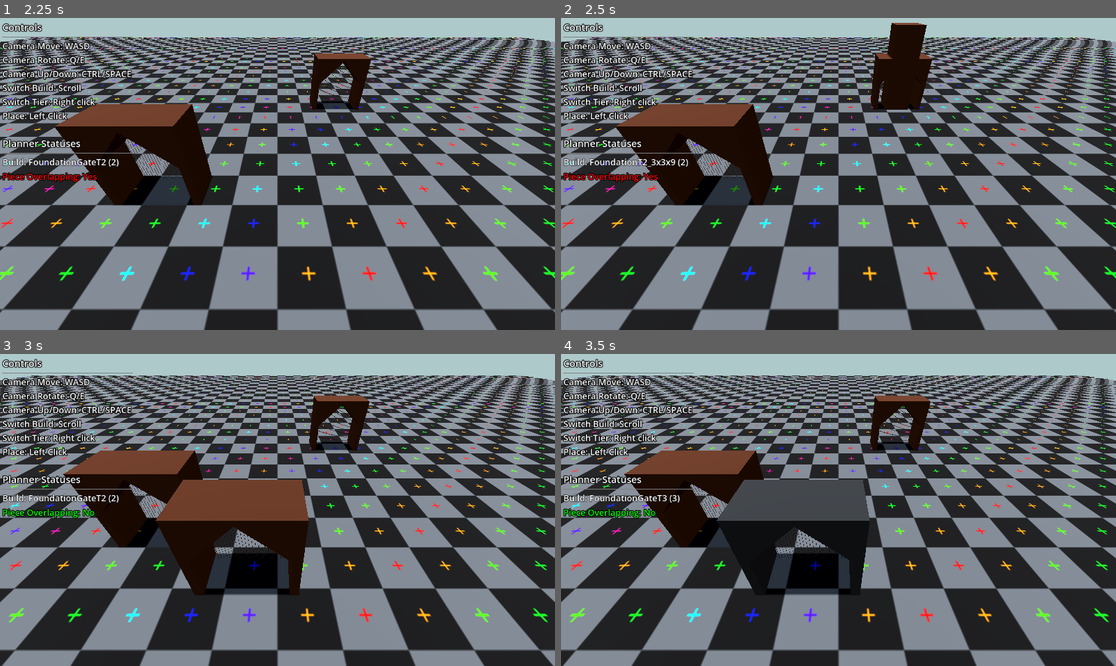
Above: before the commit, frames 1-4 (two rows, left to right).
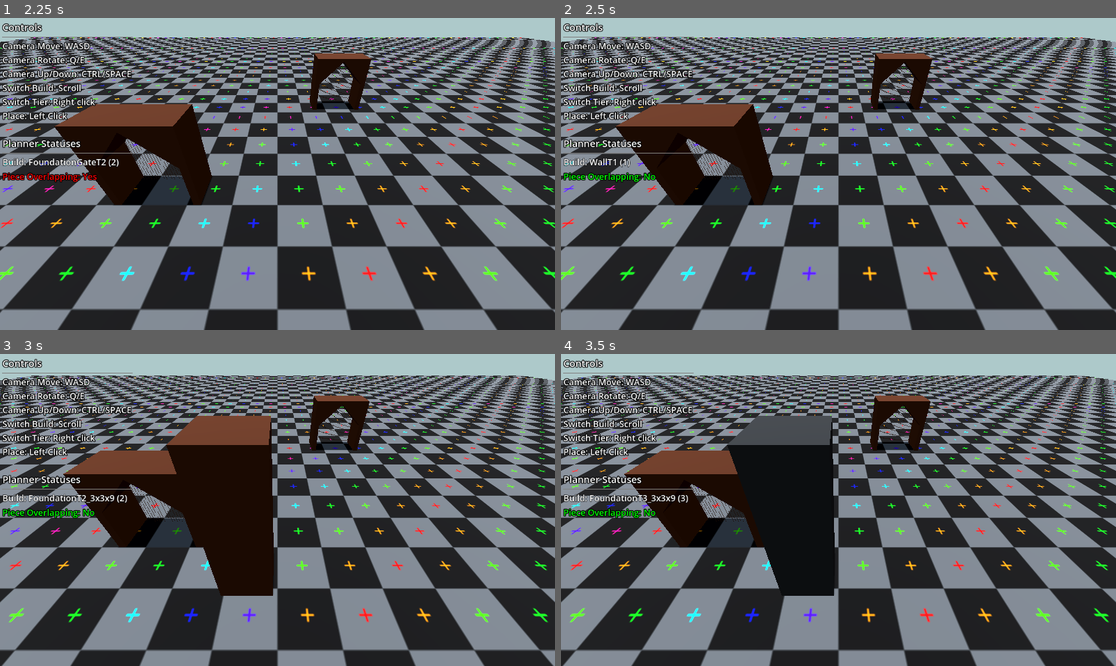
Above: after the commit, the same moments.

Repository: cooltrain7/building-planner
Game: Godot game, scene res://editor/editor.tscn
Same seed, same stepped clock (60 frames per second), same inputs: the game is played once before the commit and once after it.
Inputs (mouse positions are in pixels of both pictures, inside the frame that each line leads up to):
- Up to frame 1 (2.25 s): tap Enter at 0.5, 2 s; move the mouse to (399, 158) at 0.52 s; tap B (build_next) at 0.6 s; right-click (399, 158) at 0.8 s; tap Space (camera_up) at 1.25 s; move the mouse to (166, 189) at 1.27 s; right-click (166, 189) at 1.35 s; click (166, 189) at 1.55 s; move the mouse to (333, 105) at 2.02 s; click (333, 105) at 2.1 s
- Up to frame 2 (2.5 s): tap B (build_next) at 2.3 s
- Up to frame 3 (3 s): tap Space (camera_up) at 2.75 s; move the mouse to (249, 572) at 2.77 s; tap B (build_next) at 2.85 s
- Up to frame 4 (3.5 s): right-click (810, 572) at 3.05 s

Frame 1 is identical in both runs. In frame 2, 1.7% of the frame differs, in the area x 0-66%, y 1-53%; in frame 3, 11%, in the area x 13-56%, y 19-78%; in frame 4, 8.5%.

Commit message:
Testing buildable splines (i.e for Makeshift walls/Bridges)

Diff:
--- a/editor/buildables/resources/FortGate6x3.tres
+++ b/editor/buildables/resources/FortGate6x3.tres
@@ -1,9 +1,14 @@
-[gd_resource type="Resource" script_class="Buildable" load_steps=7 format=3 uid="uid://bduaqo5n06mu8"]
+[gd_resource type="Resource" script_class="Buildable" load_steps=10 format=3 uid="uid://bduaqo5n06mu8"]
 
 [ext_resource type="Script" path="res://editor/script/buildables/buildable.gd" id="1_ghqc6"]
 [ext_resource type="PackedScene" uid="uid://bpb7517spqnw5" path="res://editor/buildables/scenes/FortGate6x3_T2.tscn" id="2_y67w6"]
+[ext_resource type="Script" path="res://editor/script/buildables/static_mesh_data.gd" id="3_bsu51"]
 [ext_resource type="Script" path="res://editor/script/buildables/buildable_tier.gd" id="3_dm4be"]
 [ext_resource type="PackedScene" uid="uid://cif4pvvbrbgku" path="res://editor/buildables/scenes/FortGate6x3_T3.tscn" id="4_d0u28"]
+
+[sub_resource type="Resource" id="Resource_e6hhf"]
+script = ExtResource("3_bsu51")
+meshes = Array[PackedScene]([ExtResource("2_y67w6")])
 
 [sub_resource type="Resource" id="Resource_1gnvh"]
 script = ExtResource("3_dm4be")
@@ -11,7 +16,11 @@
 disp_name = "Foundation Gate"
 tier = 2
 build_reqs = 0
-mesh = ExtResource("2_y67w6")
+mesh = SubResource("Resource_e6hhf")
+
+[sub_resource type="Resource" id="Resource_hl6cm"]
+script = ExtResource("3_bsu51")
+meshes = Array[PackedScene]([ExtResource("4_d0u28")])
 
 [sub_resource type="Resource" id="Resource_613ql"]
 script = ExtResource("3_dm4be")
@@ -19,8 +28,9 @@
 disp_name = "Foundation Gate"
 tier = 3
 build_reqs = 0
-mesh = ExtResource("4_d0u28")
+mesh = SubResource("Resource_hl6cm")
 
 [resource]
 script = ExtResource("1_ghqc6")
+build_type = 0
 tiers = Array[ExtResource("3_dm4be")]([SubResource("Resource_1gnvh"), SubResource("Resource_613ql")])
--- a/editor/buildables/resources/FortSquare3x3.tres
+++ b/editor/buildables/resources/FortSquare3x3.tres
@@ -1,26 +1,36 @@
-[gd_resource type="Resource" script_class="Buildable" load_steps=7 format=3 uid="uid://b5wrhmitce5j6"]
+[gd_resource type="Resource" script_class="Buildable" load_steps=10 format=3 uid="uid://b5wrhmitce5j6"]
 
 [ext_resource type="Script" path="res://editor/script/buildables/buildable.gd" id="1_pmujm"]
 [ext_resource type="PackedScene" uid="uid://cjch560icwrct" path="res://editor/buildables/scenes/FortSquare3x3_T2.tscn" id="2_qomw7"]
 [ext_resource type="Script" path="res://editor/script/buildables/buildable_tier.gd" id="3_0k1vv"]
+[ext_resource type="Script" path="res://editor/script/buildables/static_mesh_data.gd" id="3_os2rl"]
 [ext_resource type="PackedScene" uid="uid://dgubfm5hmfmwo" path="res://editor/buildables/scenes/FortSquare3x3_T3.tscn" id="4_8h6wp"]
+
+[sub_resource type="Resource" id="Resource_641eb"]
+script = ExtResource("3_os2rl")
+meshes = Array[PackedScene]([ExtResource("2_qomw7")])
 
 [sub_resource type="Resource" id="Resource_p61fx"]
 script = ExtResource("3_0k1vv")
 code_name = "FoundationT2_3x3x9"
 disp_name = "Wooden Fort (Square)"
 tier = 2
-build_reqs = 0
-mesh = ExtResource("2_qomw7")
+build_reqs = 1
+mesh = SubResource("Resource_641eb")
+
+[sub_resource type="Resource" id="Resource_ffbml"]
+script = ExtResource("3_os2rl")
+meshes = Array[PackedScene]([ExtResource("4_8h6wp")])
 
 [sub_resource type="Resource" id="Resource_84fek"]
 script = ExtResource("3_0k1vv")
 code_name = "FoundationT3_3x3x9"
 disp_name = "Stone Fort (Square)"
 tier = 3
-build_reqs = 0
-mesh = ExtResource("4_8h6wp")
+build_reqs = 1
+mesh = SubResource("Resource_ffbml")
 
 [resource]
 script = ExtResource("1_pmujm")
+build_type = 0
 tiers = Array[ExtResource("3_0k1vv")]([SubResource("Resource_p61fx"), SubResource("Resource_84fek")])
--- /dev/null
+++ b/editor/buildables/resources/MakeshiftT1.tres
@@ -0,0 +1,28 @@
+[gd_resource type="Resource" script_class="Buildable" load_steps=8 format=3 uid="uid://bo01ecthitrpj"]
+
+[ext_resource type="Script" path="res://editor/script/buildables/buildable.gd" id="1_momaw"]
+[ext_resource type="PackedScene" uid="uid://jvpf6sj2uueo" path="res://editor/buildables/scenes/Makeshift_Seg_T1.tscn" id="2_6julx"]
+[ext_resource type="Script" path="res://editor/script/buildables/buildable_tier.gd" id="3_epnvn"]
+[ext_resource type="Script" path="res://editor/script/buildables/spline_mesh_data.gd" id="3_qryco"]
+[ext_resource type="PackedScene" uid="uid://cwacvm74tpeix" path="res://editor/buildables/scenes/Makeshift_Post_T1.tscn" id="3_tpb06"]
+
+[sub_resource type="Resource" id="Resource_dhtjo"]
+script = ExtResource("3_qryco")
+start_mesh = ExtResource("3_tpb06")
+end_mesh = ExtResource("3_tpb06")
+middle_mesh = ExtResource("3_tpb06")
+middle_mesh_freq = 5
+meshes = Array[PackedScene]([ExtResource("2_6julx")])
+
+[sub_resource type="Resource" id="Resource_qrjj1"]
+script = ExtResource("3_epnvn")
+code_name = "WallT1"
+disp_name = "Makeshift Wall"
+tier = 1
+build_reqs = 9
+mesh = SubResource("Resource_dhtjo")
+
+[resource]
+script = ExtResource("1_momaw")
+build_type = 1
+tiers = Array[ExtResource("3_epnvn")]([SubResource("Resource_qrjj1")])
--- /dev/null
+++ b/editor/buildables/scenes/Makeshift_Post_T1.tscn
@@ -0,0 +1,11 @@
+[gd_scene load_steps=3 format=3 uid="uid://cwacvm74tpeix"]
+
+[ext_resource type="Material" uid="uid://brocvytloevaq" path="res://editor/materials/wood_T2.tres" id="1_scsxi"]
+[ext_resource type="BoxMesh" uid="uid://bm8kvw0xufg3j" path="res://editor/meshes/Makeshift_Seg_Post.tres" id="1_ykspi"]
+
+[node name="MakeshiftPostT1" type="Node3D"]
+
+[node name="MakeshiftSegPost" type="MeshInstance3D" parent="."]
+transform = Transform3D(1, 0, 0, 0, 1, 0, 0, 0, 1, 0, 1.375, 0)
+material_override = ExtResource("1_scsxi")
+mesh = ExtResource("1_ykspi")
--- /dev/null
+++ b/editor/buildables/scenes/Makeshift_Seg_T1.tscn
@@ -0,0 +1,64 @@
+[gd_scene load_steps=4 format=3 uid="uid://jvpf6sj2uueo"]
+
+[ext_resource type="Material" uid="uid://brocvytloevaq" path="res://editor/materials/wood_T2.tres" id="1_4cbru"]
+[ext_resource type="CylinderMesh" uid="uid://bvqatui0ryc8m" path="res://editor/meshes/Makeshift_Seg2_T1.tres" id="2_oeb28"]
+
+[sub_resource type="BoxShape3D" id="BoxShape3D_cak7x"]
+size = Vector3(1, 1.9635, 0.106781)
+
+[node name="MakeshiftT1" type="Area3D"]
+monitoring = false
+
+[node name="CollisionShape3D" type="CollisionShape3D" parent="."]
+transform = Transform3D(1, 0, 0, 0, 1, 0, 0, 0, 1, 0, 1.01068, 0.000442505)
+shape = SubResource("BoxShape3D_cak7x")
+
+[node name="MakeshiftSeg2T1" type="MeshInstance3D" parent="."]
+transform = Transform3D(1, 0, 0, 0, 1, 0, 0, 0, 1, 0.452692, 1.02465, 0)
+material_override = ExtResource("1_4cbru")
+mesh = ExtResource("2_oeb28")
+
+[node name="MakeshiftSeg2T2" type="MeshInstance3D" parent="."]
+transform = Transform3D(1, 0, 0, 0, 1, 0, 0, 0, 1, 0.347529, 1.02465, 0)
+material_override = ExtResource("1_4cbru")
+mesh = ExtResource("2_oeb28")
+
+[node name="MakeshiftSeg2T3" type="MeshInstance3D" parent="."]
+transform = Transform3D(1, 0, 0, 0, 1, 0, 0, 0, 1, 0.248608, 1.02465, 0)
+material_override = ExtResource("1_4cbru")
+mesh = ExtResource("2_oeb28")
+
+[node name="MakeshiftSeg2T4" type="MeshInstance3D" parent="."]
+transform = Transform3D(1, 0, 0, 0, 1, 0, 0, 0, 1, 0.143444, 1.02465, 0)
+material_override = ExtResource("1_4cbru")
+mesh = ExtResource("2_oeb28")
+
+[node name="MakeshiftSeg2T5" type="MeshInstance3D" parent="."]
+transform = Transform3D(1, 0, 0, 0, 1, 0, 0, 0, 1, 0.0422754, 1.02465, 0)
+material_override = ExtResource("1_4cbru")
+mesh = ExtResource("2_oeb28")
+
+[node name="MakeshiftSeg2T6" type="MeshInstance3D" parent="."]
+transform = Transform3D(1, 0, 0, 0, 1, 0, 0, 0, 1, -0.0628878, 1.02465, 0)
+material_override = ExtResource("1_4cbru")
+mesh = ExtResource("2_oeb28")
+
+[node name="MakeshiftSeg2T7" type="MeshInstance3D" parent="."]
+transform = Transform3D(1, 0, 0, 0, 1, 0, 0, 0, 1, -0.161809, 1.02465, 0)
+material_override = ExtResource("1_4cbru")
+mesh = ExtResource("2_oeb28")
+
+[node name="MakeshiftSeg2T8" type="MeshInstance3D" parent="."]
+transform = Transform3D(1, 0, 0, 0, 1, 0, 0, 0, 1, -0.266972, 1.02465, 0)
+material_override = ExtResource("1_4cbru")
+mesh = ExtResource("2_oeb28")
+
+[node name="MakeshiftSeg2T9" type="MeshInstance3D" parent="."]
+transform = Transform3D(1, 0, 0, 0, 1, 0, 0, 0, 1, -0.367835, 1.02465, 0)
+material_override = ExtResource("1_4cbru")
+mesh = ExtResource("2_oeb28")
+
+[node name="MakeshiftSeg2T10" type="MeshInstance3D" parent="."]
+transform = Transform3D(1, 0, 0, 0, 1, 0, 0, 0, 1, -0.472998, 1.02465, 0)
+material_override = ExtResource("1_4cbru")
+mesh = ExtResource("2_oeb28")
--- a/editor/editor.tscn
+++ b/editor/editor.tscn
@@ -1,7 +1,8 @@
-[gd_scene load_steps=19 format=3 uid="uid://c3lk8mtwxyj5l"]
+[gd_scene load_steps=20 format=3 uid="uid://c3lk8mtwxyj5l"]
 
 [ext_resource type="Script" path="res://editor/script/cursor.gd" id="1_8uddu"]
 [ext_resource type="Script" path="res://editor/script/camera_controller.gd" id="1_hw85h"]
+[ext_resource type="Resource" uid="uid://bo01ecthitrpj" path="res://editor/buildables/resources/MakeshiftT1.tres" id="4_75lgg"]
 [ext_resource type="Script" path="res://editor/script/placer.gd" id="4_y7a0h"]
 [ext_resource type="Texture2D" uid="uid://ck1sofmxu5rna" path="res://editor/textures/uv_grid.png" id="6_skn7o"]
 [ext_resource type="Script" path="res://editor/script/data_controller.gd" id="7_fpsoh"]
@@ -60,7 +61,7 @@
 
 [node name="DataController" type="Node" parent="."]
 script = ExtResource("7_fpsoh")
-buildables = Array[Resource("res://editor/script/buildables/buildable.gd")]([ExtResource("8_vmu0q"), ExtResource("9_qyf8u")])
+buildables = Array[Resource("res://editor/script/buildables/buildable.gd")]([ExtResource("8_vmu0q"), ExtResource("9_qyf8u"), ExtResource("4_75lgg")])
 
 [node name="CameraContoller" type="Node3D" parent="."]
 script = ExtResource("1_hw85h")
--- /dev/null
+++ b/editor/meshes/Makeshift_Seg1_T1.tres
@@ -0,0 +1,4 @@
+[gd_resource type="BoxMesh" format=3 uid="uid://b6564btuktjs4"]
+
+[resource]
+size = Vector3(1, 2, 0.1)
--- /dev/null
+++ b/editor/meshes/Makeshift_Seg2_T1.tres
@@ -0,0 +1,6 @@
+[gd_resource type="CylinderMesh" format=3 uid="uid://bvqatui0ryc8m"]
+
+[resource]
+top_radius = 0.05
+bottom_radius = 0.05
+height = 3.0
--- /dev/null
+++ b/editor/meshes/Makeshift_Seg_Post.tres
@@ -0,0 +1,4 @@
+[gd_resource type="BoxMesh" format=3 uid="uid://bm8kvw0xufg3j"]
+
+[resource]
+size = Vector3(0.5, 2.75, 0.5)
--- a/editor/script/buildables/buildable.gd
+++ b/editor/script/buildables/buildable.gd
@@ -1,6 +1,9 @@
 extends Resource
 
 class_name Buildable
+## Build Type (Either static mesh, or a spline made of mesh segments)
+@export var build_type: BuildType
+## List of possible tiers
 @export var tiers : Array[BuildableTier]
 
 ## Return the buildables base tier int
@@ -20,3 +23,9 @@
 		if (tiers[i].tier == current_tier):
 			return tiers[i + 1].tier
 	return base_tier()
+
+enum BuildType
+{
+	Static,
+	Spline,
+}
--- a/editor/script/buildables/buildable_tier.gd
+++ b/editor/script/buildables/buildable_tier.gd
@@ -9,8 +9,8 @@
 @export var tier: int
 ## Bitmask of build requirements
 @export var build_reqs: int = 0
-## Build mesh scene
-@export var mesh: PackedScene
+##Mesh data for this build
+@export var mesh: StaticMeshData
 
 ## Adds a build requirement
 func add_build_req(req: int) -> void:
@@ -31,5 +31,5 @@
 	BuildInSmallCamp = 1 << 1,
 	BuildInLargeCamp = 1 << 2,
 	BuildInHomestead = 1 << 3,
-	BuildInWorkshop = 1 << 4
+	BuildInWorkshop = 1 << 4,
 }
--- /dev/null
+++ b/editor/script/buildables/spline_mesh_data.gd
@@ -0,0 +1,11 @@
+extends StaticMeshData
+class_name SplineMeshData
+
+## Mesh placed at the start of a spline
+@export var start_mesh: PackedScene
+## Mesh placed at the end of a spline
+@export var end_mesh: PackedScene
+## Mesh thats placed in the middle of the spline
+@export var middle_mesh: PackedScene
+## How often to place middle mesh throughout the spline
+@export var middle_mesh_freq: int = 1
--- /dev/null
+++ b/editor/script/buildables/static_mesh_data.gd
@@ -0,0 +1,10 @@
+extends Resource
+class_name StaticMeshData
+
+@export var meshes: Array[PackedScene]
+
+## Return the default first mesh, or null if empty
+func get_default_mesh() -> PackedScene:
+	if meshes.size() == 0:
+		return null
+	return meshes[0]
--- a/editor/script/cursor.gd
+++ b/editor/script/cursor.gd
@@ -48,7 +48,11 @@
 			overlap_label.text = "Piece Overlapping: No"
 			overlap_label.label_settings.font_color = Color.GREEN
 
-func _ready():
+var current_spline: Node3D = null
+var spline_start: Vector3
+var spline_end: Vector3
+
+func _ready() -> void:
 	assert(data_control != null)
 
 	is_placable = true
@@ -56,25 +60,17 @@
 	_update_preview()
 
 ## Create a new cursor object with its starting selection
-func _setup_cursor():
+func _setup_cursor() -> void:
 	build = data_control.buildables[build_pos]
 	tier = build.base_tier()
 	build_pos = 0
+	spline_start = Vector3.ZERO
 
 ## Handle build input, place, next build, cancel
-func _process(_delta):
+func _process(_delta) -> void:
 	if Input.is_action_just_pressed("build_cancel"):
 		build = null
 		tier = 0
-		_update_preview()
-	if Input.is_action_just_pressed("build_place"):
-		if is_placable && build != null:
-			place_buildable()
-	if Input.is_action_just_pressed("build_next_tier"):
-		if build == null:
-			return
-		tier = build.next_tier(tier)
-		print("Switched tiers: ",tier)
 		_update_preview()
 	if Input.is_action_just_pressed("build_next"):
 		if build == null:
@@ -84,37 +80,139 @@
 		tier = build.base_tier()
 		print("Switched build: ",build.get_tier(tier).code_name)
 		_update_preview()
-
-## Create an instance of our current buildable at our position
-func place_buildable():
+	if build == null:
+		return
+	if Input.is_action_just_pressed("build_place"):
+		if is_placable:
+			_place_buildable()
+	if Input.is_action_just_pressed("build_next_tier"):
+		tier = build.next_tier(tier)
+		print("Switched tiers: ",tier)
+		_update_preview()
+	# Splines need constant updates to redraw
+	if build.build_type == Buildable.BuildType.Spline:
+		_update_spline_build()
+
+## Place the correct type of build
+func _place_buildable() -> void:
+	if build == null:
+		return
+	match build.build_type:
+		Buildable.BuildType.Static:
+			_place_static_build()
+		Buildable.BuildType.Spline:
+			_place_spline_build()
+
+## Place a new static build
+func _place_static_build() -> void:
 	var build_tier = build.get_tier(tier)
-	if build_tier != null:
-		var instance = build_tier.mesh.instantiate()
-		(instance as Node3D).position = position
-		get_parent().add_child(instance)
+	if build_tier == null:
+		return
+	var instance = build_tier.mesh.get_default_mesh().instantiate()
+	(instance as Node3D).position = position
+	get_parent().add_child(instance)
+
+## Start a new spline build
+func _place_spline_build() -> void:
+	if current_spline != null:
+		current_spline = null
+		return
+	current_spline = Node3D.new()
+	current_spline.name = "BuildableSpline"
+	spline_start = position
+	get_parent().add_child(current_spline,true)
+
+## Recreate our active spline with the correct amount of segments
+func _update_spline_build() -> void:
+	if current_spline == null:
+		return
+	#Skip recreation if positions are the same
+	if position == spline_end:
+		return
+	#Wipe our current spline objects before recreation
+	_clear_children(current_spline)
+
+	var direction = (position - spline_start).normalized()
+	if direction == Vector3.ZERO:
+		return
+	var distance = spline_start.distance_to(position)
+	# TODO /1 should be by the size of mesh, look in getting mesh AABB
+	var num_seg = ceilf(distance / 1.05)
+	var step_size = distance / num_seg
+	var rot = Basis().rotated(Vector3.UP, atan2(direction.x, direction.z) - (PI/2))
+
+	#Loop through and create our segments
+	var mesh_info = build.tiers[0].mesh as SplineMeshData
+	for i in range(num_seg):
+		var base_pos = spline_start + direction * (i * step_size) #+ Vector3(0.5,0,0)
+
+		# Place our starting mesh if set
+		if i == 0 && mesh_info.start_mesh != null:
+			var start_instance = mesh_info.start_mesh.instantiate()
+			current_spline.add_child(start_instance)
+			start_instance.transform.origin = base_pos + (direction * -0.35)
+			start_instance.global_transform.basis = rot
+
+		# Place our middle mesh along our spline at the set mesh freq
+		if mesh_info.middle_mesh != null && mesh_info.middle_mesh_freq > 0 && i % mesh_info.middle_mesh_freq == 0:
+			#Only place middle mesh if its not going to be at the start or end segment
+			if !(mesh_info.start_mesh && i == 0 || mesh_info.end_mesh && i == num_seg - 1):
+				var middle_instance = mesh_info.middle_mesh.instantiate()
+				current_spline.add_child(middle_instance)
+				middle_instance.transform.origin = base_pos
+				middle_instance.global_transform.basis = rot
+
+		# Place our main segments
+		var seg_instance = mesh_info.get_default_mesh().instantiate()
+		current_spline.add_child(seg_instance)
+		seg_instance.transform.origin = base_pos
+		seg_instance.global_transform.basis = rot
+
+		# Place our end mesh if set
+		if i == (num_seg -1) && mesh_info.end_mesh != null:
+			var end_instance = mesh_info.end_mesh.instantiate()
+			current_spline.add_child(end_instance)
+			end_instance.transform.origin = base_pos + (direction * 0.75)
+			end_instance.global_transform.basis = rot
+
+	#Finally update our position
+	spline_end = position
+
+## Clear all children on a given node
+func _clear_children(node: Node) -> void:
+	if node == null:
+		return
+	for n in node.get_children():
+		node.remove_child(n)
+		n.queue_free()
 
 ## Remove and recreate the current preview mesh instance
 func _update_preview() -> void:
 	if get_child_count() > 0:
 		var current_preview = get_child(0)
 		if current_preview != null:
-			current_preview.queue_free()
+			current_preview.free()
+	if current_spline != null:
+		_clear_children(current_spline)
+		spline_start = Vector3.ZERO
+		current_spline = null
 
 	if build != null:
 		var build_tier = build.get_tier(tier) as BuildableTier
 		build_label.text = "Build: {cName} ({tier})".format({"cName": build_tier.code_name, "tier": build_tier.tier})
-		preview_instance = build_tier.mesh.instantiate()
+		if build.build_type == Buildable.BuildType.Spline:
+			return;
+		preview_instance = build_tier.mesh.get_default_mesh().instantiate()
 		preview_instance.name = "preview_mesh"
 		add_child(preview_instance)
-
 	else:
 		build_label.text = "Build: None"
 
-# Called when another object begins overlapping our preview
+## Called when another object begins overlapping our preview
 func _on_preview_overlap_enter(_area) -> void:
 	is_placable = false
 
-# Called when another object is no longer overlapping our preview
+## Called when another object is no longer overlapping our preview
 func _on_preview_overlap_exit(_area) -> void:
 	# Check if there are any other objects that still overlap
 	if !preview_instance.has_overlapping_areas():
